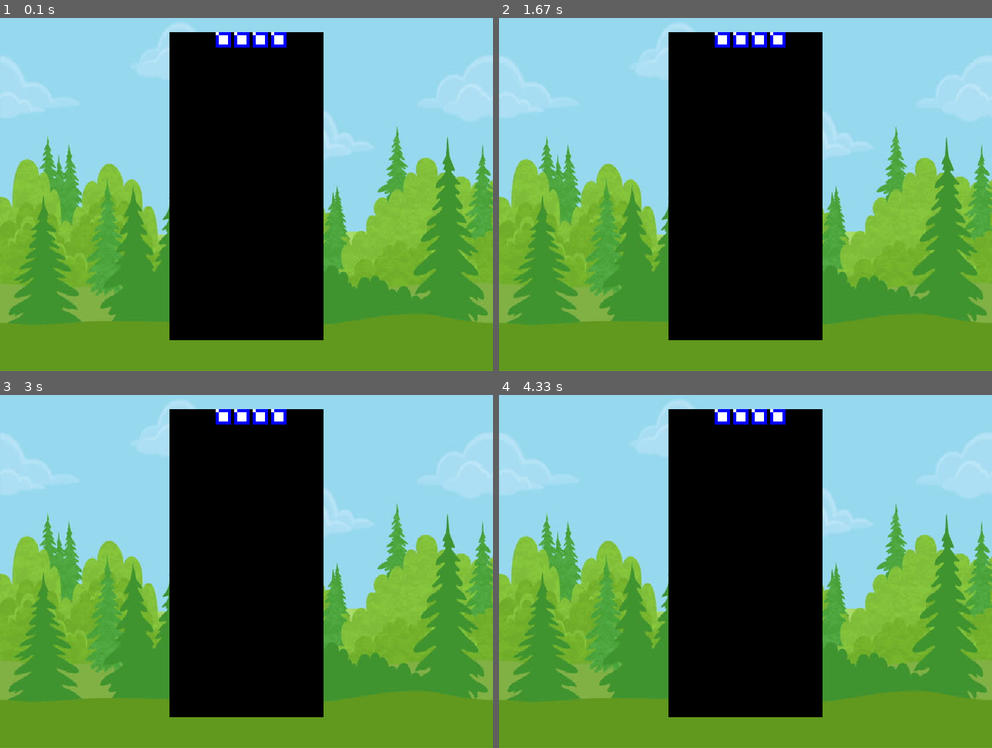
Above: before the commit, frames 1-4 (two rows, left to right).
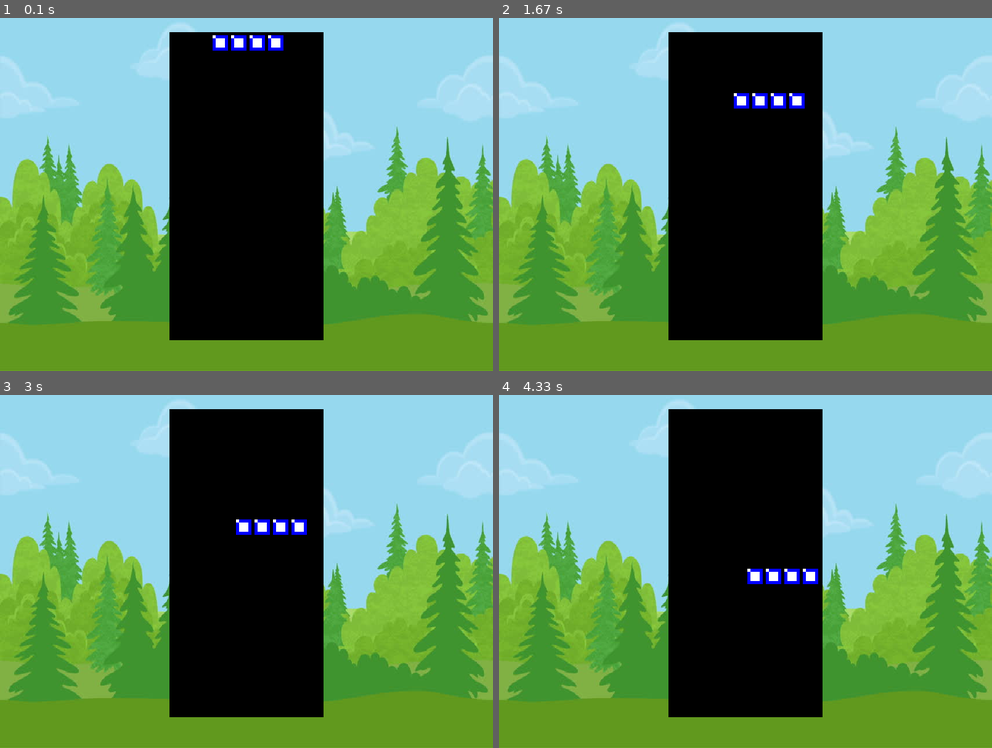
Above: after the commit, the same moments.

Repository: AlderAutomation/PyTetris
Game: pygame game, started from mainapp.py
Two runs of this game, one before a commit and one after it. Both use one fixed random seed, a clock stepped at 60 frames per second and the inputs below.
Inputs:
- Up to frame 1 (0.1 s): no input
- Up to frame 2 (1.67 s): hold D 0.33-0.8 s; hold D 0.83-1.3 s; hold A from 1.33 s (still down)
- Up to frame 3 (3 s): release A at 1.87 s; hold A 1.9-2.3 s; hold D 2.33-2.97 s
- Up to frame 4 (4.33 s): hold A 3-3.47 s; hold D 3.5-3.97 s; hold D from 4 s (still down)

The runs differ from the first frame. In frame 1, 0.6% of the frame differs, in the area x 43-59%, y 4-10%; in frame 2, 1.1%, in the area x 43-62%, y 4-26%; in frame 3, 1.1%; in frame 4, 1.1%.

Commit message:
pieces move now.

Diff:
--- a/mainapp.py
+++ b/mainapp.py
@@ -20,8 +20,10 @@
 
 class piece():
     def __init__(self, shape) -> None:
-        self.vel = 10
+        self.vel = 1
         self.shape = shape
+        self.x = 375
+        self.y = 50
 
     def draw_piece(self):
         if self.shape == "o":
@@ -37,7 +39,7 @@
 def redraw_win():
     win.blit(bg, (0,0))
     draw_play_area()
-    square.draw_piece()
+    active_piece.draw_piece()
     pygame.display.update()
 
 
@@ -49,7 +51,7 @@
     pygame.draw.rect(win, (0,0,0), (play_x, play_y, play_width, play_hieght))
 
 shape = "i"
-square = piece(shape)
+active_piece = piece(shape)
 
 
 while run:
@@ -59,9 +61,17 @@
         if event.type == pygame.QUIT:
             run = False
 
+    keys = pygame.key.get_pressed()
+
+    if keys[pygame.K_a]:
+        if not active_piece.x <= 305:
+            active_piece.x -= active_piece.vel
+    elif keys[pygame.K_d]:
+        if not active_piece.x >= 440:
+            active_piece.x += active_piece.vel
+
+    if active_piece.y <= 520:
+        active_piece.y += active_piece.vel
     redraw_win()
-    # draw_play_area()
-    # pygame.display.update()
-
 
 pygame.quit()
--- a/tetrimos.py
+++ b/tetrimos.py
@@ -1,9 +1,8 @@
 import pygame
 
-
+# this is no good. I think this needs to be a list
+# like every tutorial out there is saying
 def ooh(self, win):
-    self.x = 375
-    self.y = 50
     o_block = pygame.image.load("assets/o_block.png")
     win.blit(o_block, (self.x, self.y))
     win.blit(o_block, (self.x + 30, self.y))
@@ -11,8 +10,6 @@
     win.blit(o_block, (self.x + 30, self.y + 30))
 
 def tee(self, win):
-    self.x = 375
-    self.y = 50
     tee_block = pygame.image.load("assets/t_i_block.png")
     win.blit(tee_block, (self.x, self.y))
     win.blit(tee_block, (self.x + 30, self.y))
@@ -20,10 +17,17 @@
     win.blit(tee_block, (self.x + 30, self.y + 30))
 
 def eye(self, win):
-    self.x = 350
-    self.y = 50
     eye_block = pygame.image.load("assets/t_i_block.png")
+    win.blit(eye_block, (self.x -30, self.y))
     win.blit(eye_block, (self.x, self.y))
     win.blit(eye_block, (self.x + 30, self.y))
     win.blit(eye_block, (self.x + 60, self.y))
-    win.blit(eye_block, (self.x + 90, self.y))
+
+
+# shapes based on lists test.
+Z = [['.....',
+      '.00..',
+      '..00.'],
+     ['...0.',
+      '..00.',
+      '..0..']]
